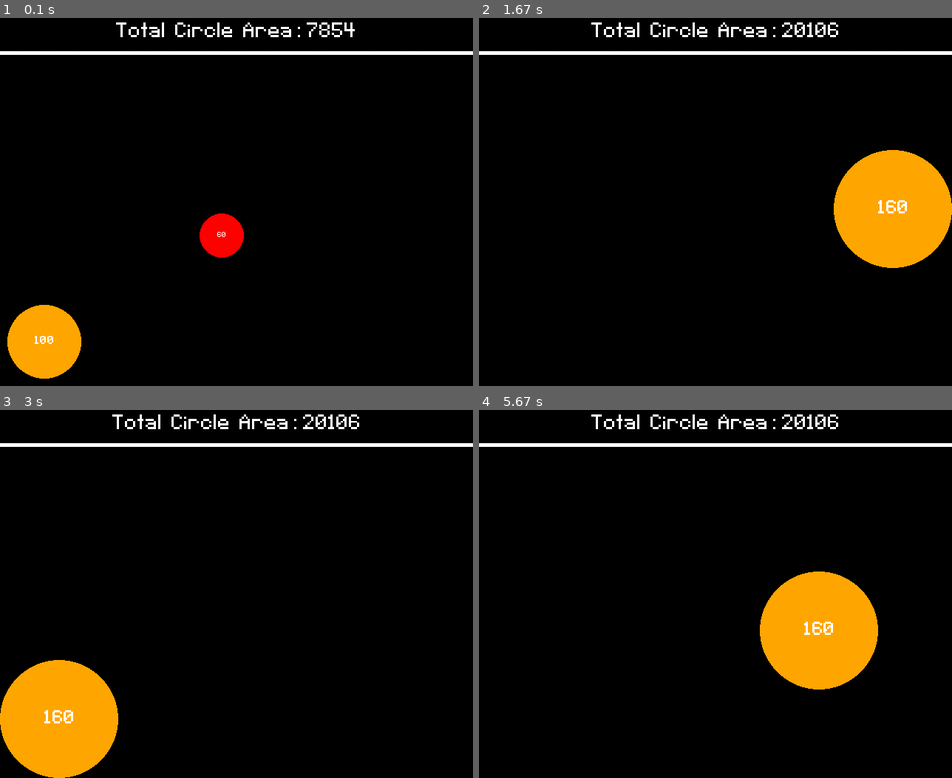
Above: before the commit, frames 1-4 (two rows, left to right).
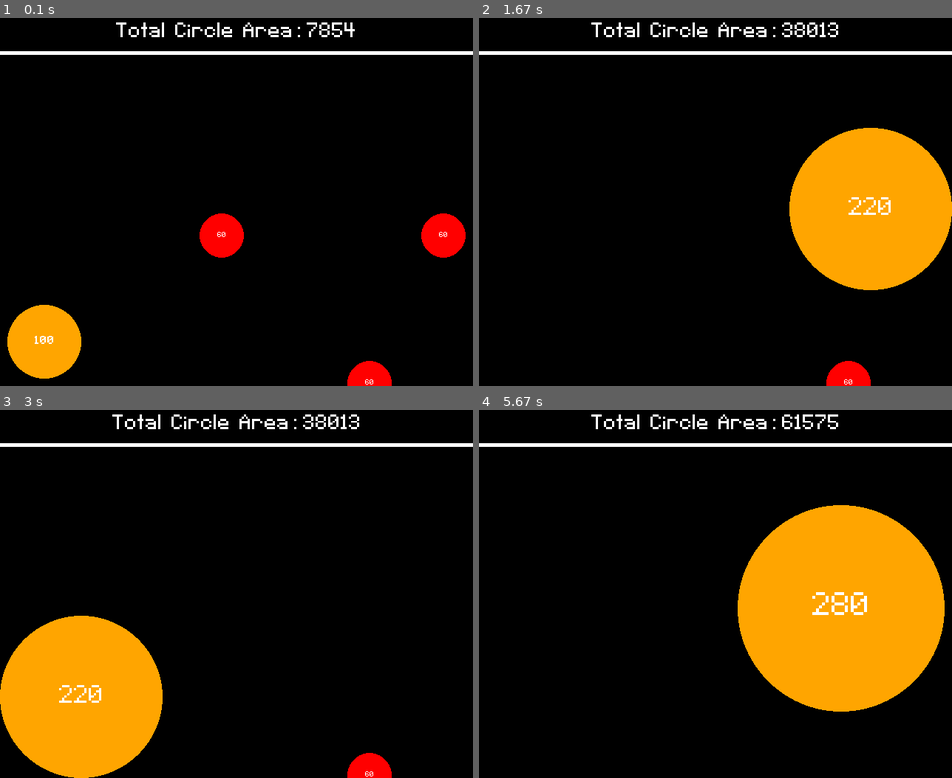
Above: after the commit, the same moments.

Repository: NedzadDonlagic04/pygame-prototype-agario
Game: pygame game, started from main.py
The game is run twice, just before and just after one commit, with the same random seed, the same clock (stepped at 60 frames per second) and the same inputs.
Inputs:
- Up to frame 1 (0.1 s): no input
- Up to frame 2 (1.67 s): hold D 0.33-0.8 s; hold W 0.83-1.13 s; hold D 1.17-1.63 s
- Up to frame 3 (3 s): hold A 1.67-2.2 s; hold S 2.23-2.53 s; hold A 2.57-2.97 s
- Up to frame 4 (5.67 s): hold W 3-3.37 s; hold D 3.4-4.03 s; hold S 4.07-4.43 s; hold A 4.47-4.93 s; hold D 4.97-5.43 s; hold W from 5.47 s (still down)

The runs differ from the first frame. In frame 1, 1.4% of the frame differs, in the area x 73-99%, y 53-100%; in frame 2, 6.4%; in frame 3, 7.2%; in frame 4, 14%, in the area x 54-99%, y 1-82%.

Commit message:
Added multiple enemies

Diff:
--- a/main.py
+++ b/main.py
@@ -26,7 +26,11 @@
 
         e_circle_radius = 30
         enemy_color = 'red'
-        self.ENEMIES = [Enemy(e_circle_radius, enemy_color, (300, 300))]
+        self.ENEMIES = [
+            Enemy(e_circle_radius, enemy_color, (300, 300)),
+            Enemy(e_circle_radius, enemy_color, (500, 500)),
+            Enemy(e_circle_radius, enemy_color, (600, 300))
+        ]
 
     def quit(self):
         pygame.quit()
@@ -51,7 +55,7 @@
 
                 if d < self.PLAYER.circle_radius:
                     self.PLAYER.createCircle(self.ENEMIES[i].circle_radius)
-                    self.ENEMIES = []
+                    del self.ENEMIES[i]
                     break
                 elif d > self.PLAYER.circle_radius and self.PLAYER.circle_radius < self.ENEMIES[i].circle_radius:
                     self.quit()
